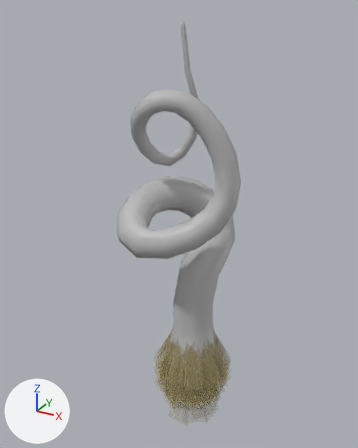
The FBX model Assets/Art/Rigs/curly_hair_rig.fbx: old version first, new version second.
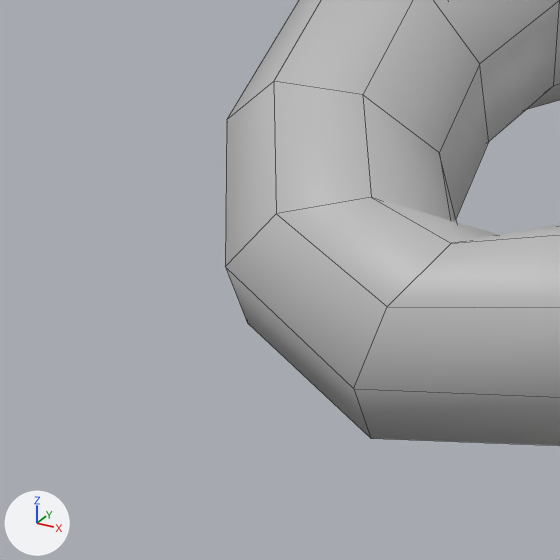
The first picture shows the older version from a 50 mm camera at (0.154, -0.303, 0.215) aimed at (-0.014, 0.002, 0.063). The close-ups show both versions on the part from 24% to 45% of the width and 44% to 61% of the height of that picture; other places that the commit changed are outside them. Arrows for +X, +Y and +Z are at lower left; the lights stay in place. The close-ups show mesh edges as thin lines. Where no turn or scale is listed for an object, it has been applied to the vertices.

The first close-up shows 'hair_curly_lp'.
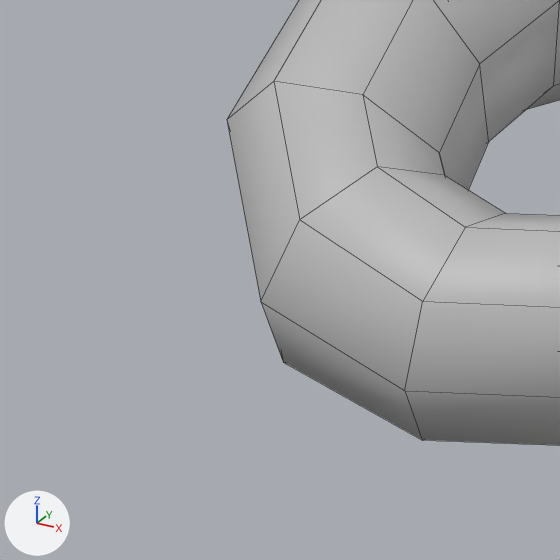
The change in detail:
me_mesh has 354 vertices, 360 faces and spans x -0.052..0.037, y -0.049..0.045, z -0.077..0.207.
me_mesh is used by ob_hair_curly_lp; location (0.0, 0.0, 0.0).
Part 1, on me_mesh:
Vertex 75 of me_mesh moves from (-0.04, -0.043, 0.066) at pixel (225, 266) to (-0.035, -0.045, 0.065) at pixel (260, 301).
Vertex 76 of me_mesh moves from (-0.022, -0.049, 0.06) at pixel (353, 388) to (-0.017, -0.047, 0.06) at pixel (404, 390).
Vertex 109 of me_mesh moves from (-0.041, -0.039, 0.058) at pixel (247, 322) to (-0.035, -0.041, 0.056) at pixel (283, 362).
Vertex 110 of me_mesh moves from (-0.023, -0.044, 0.053) at pixel (370, 438) to (-0.018, -0.042, 0.053) at pixel (422, 440).
Vertex 143 of me_mesh moves from (-0.036, -0.032, 0.054) to (-0.033, -0.033, 0.053).
Vertex 144 of me_mesh moves from (-0.022, -0.036, 0.05) to (-0.019, -0.034, 0.051).
Vertex 177 of me_mesh moves from (-0.028, -0.028, 0.055) to (-0.029, -0.025, 0.056).
Vertex 178 of me_mesh moves from (-0.02, -0.028, 0.054) to (-0.019, -0.026, 0.055).
Vertex 211 of me_mesh moves from (-0.022, -0.027, 0.062) to (-0.026, -0.022, 0.065).
Vertex 212 of me_mesh moves from (-0.017, -0.026, 0.062) to (-0.018, -0.024, 0.064).
Vertex 245 of me_mesh moves from (-0.021, -0.032, 0.07) to (-0.025, -0.026, 0.073) at pixel (444, 175).
Vertex 246 of me_mesh moves from (-0.016, -0.03, 0.07) to (-0.017, -0.028, 0.071) at pixel (505, 213).
Vertex 279 of me_mesh moves from (-0.026, -0.038, 0.075) at pixel (371, 197) to (-0.028, -0.035, 0.076) at pixel (377, 166).
Vertex 280 of me_mesh moves from (-0.017, -0.039, 0.072) at pixel (451, 243) to (-0.016, -0.037, 0.073) at pixel (465, 227).
Vertex 313 of me_mesh moves from (-0.034, -0.043, 0.073) at pixel (276, 213) to (-0.031, -0.042, 0.073) at pixel (299, 219).
Vertex 314 of me_mesh moves from (-0.019, -0.046, 0.068) at pixel (387, 306) to (-0.016, -0.045, 0.069) at pixel (422, 301).

What differs and where, as boxes [x1, y1, x2, y2] in the close-ups (560 x 560 px; the box of a moved part takes in the faces that stretch with it):
'hair_curly_lp', reshaped: before [225, 0, 560, 446]; after [227, 0, 560, 445]
part 1 of me_mesh, moved or reshaped: before [225, 81, 560, 445]; after [227, 81, 560, 445]
